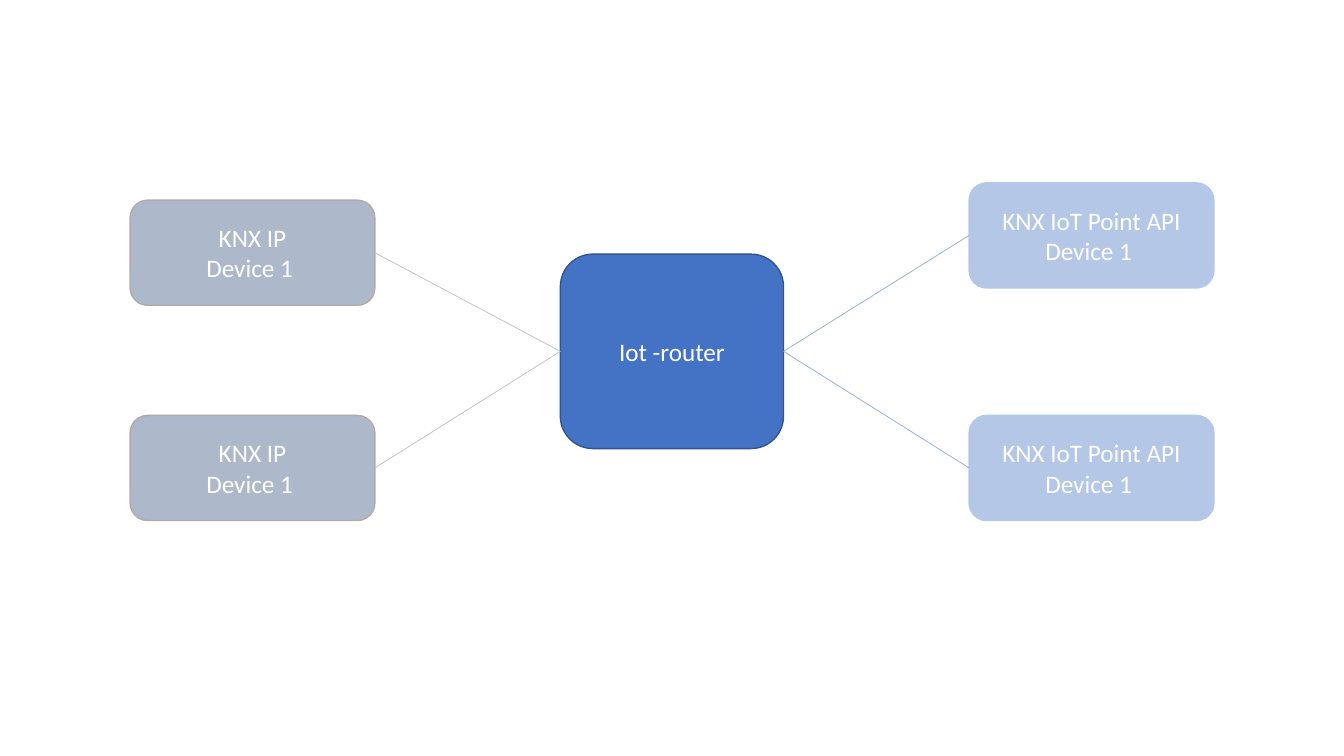
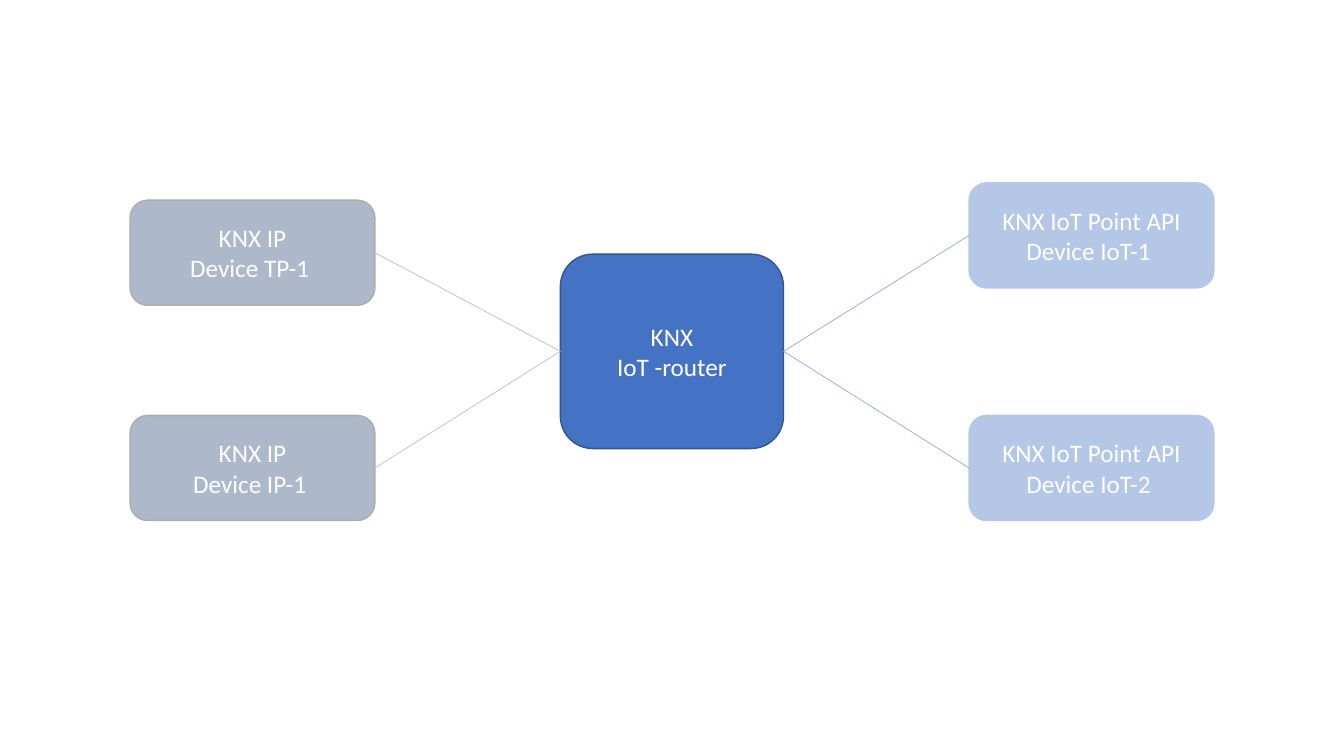
Before and after one commit to KNX-IOT/knx-iot.github.io, a slide deck: slide 1 of assets/images/iot-router.pptx. Drawn at 1344x756 pixels with LibreOffice and Linux fonts; fonts in the diff are those of the drawing. Boxes give left, top, right and bottom in pixels: in the first picture for what was removed or moved away, otherwise in the second. Text is boxed around its words. In the diff, an @@ line names an element or a change of style, - is before the commit and + after.

Commit message:
fix iot router diagram

```diff
--- a/assets/images/iot-router.pptx
+++ b/assets/images/iot-router.pptx
@@ text in rounded rectangle at (x1=190, y1=260, x2=309, y2=277): text changed @@
-Device 1
+Device TP-1
@@ text in rounded rectangle at (x1=1026, y1=243, x2=1150, y2=260): text changed @@
-Device 1
+Device IoT-1
@@ text in rounded rectangle at (x1=617, y1=330, x2=727, y2=376): text changed @@
-Iot -router
+KNX
+IoT -router
@@ text in rounded rectangle at (x1=193, y1=476, x2=306, y2=493): text changed @@
-Device 1
+Device IP-1
@@ text in rounded rectangle at (x1=1026, y1=476, x2=1150, y2=493): text changed @@
-Device 1
+Device IoT-2
```
Also in this commit, not shown: 1 other file.
